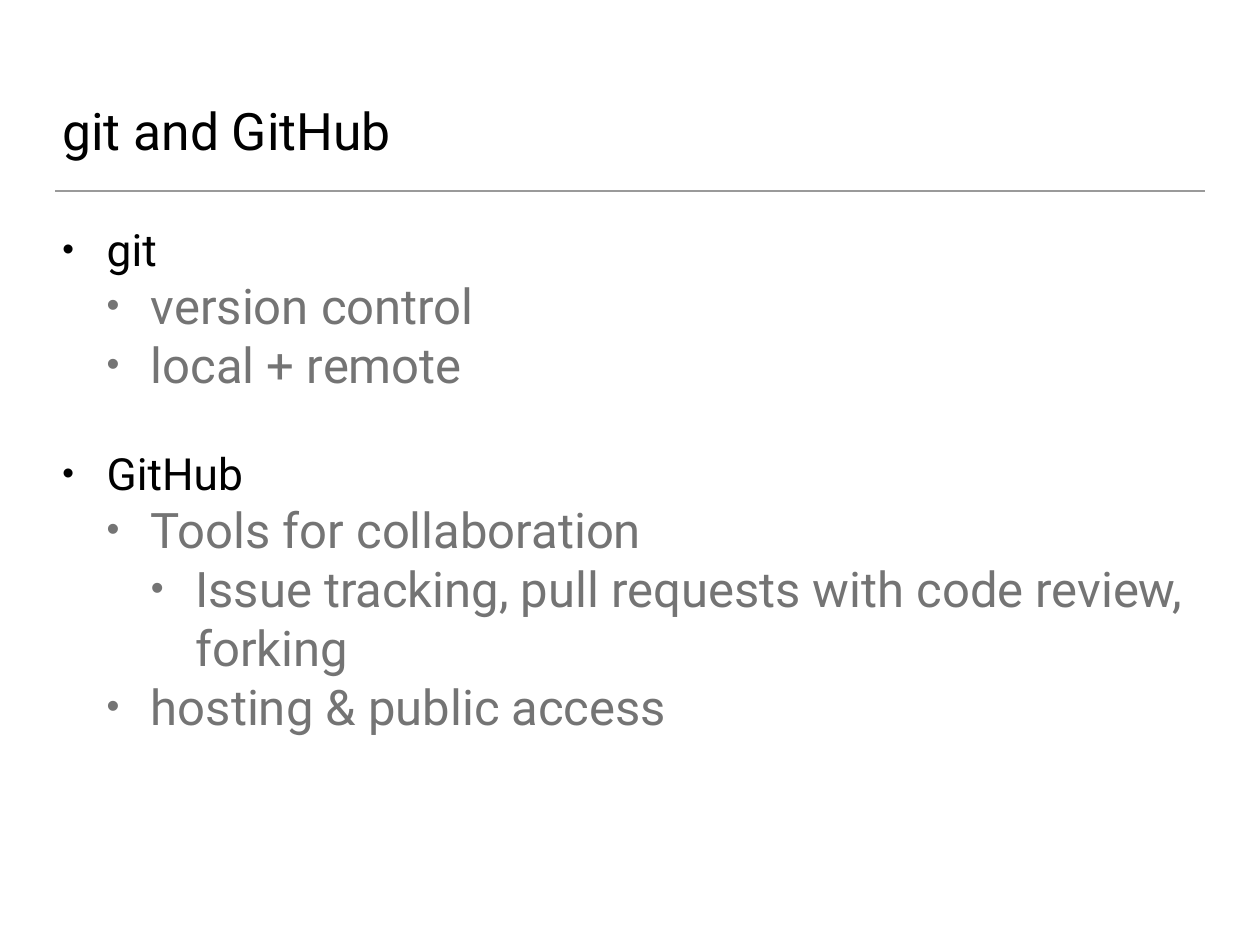
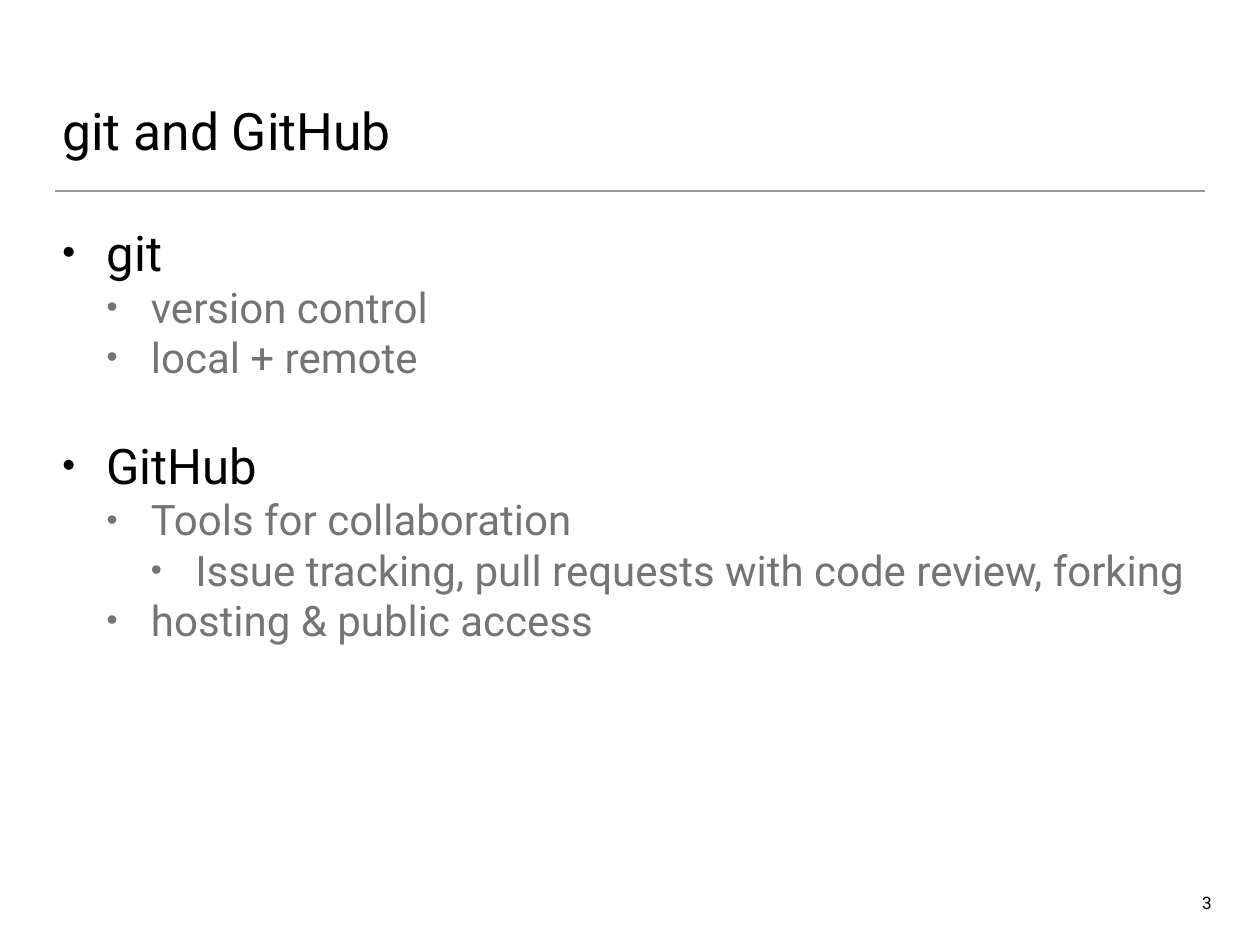
Before and after one commit to UWSEDS/lecture-materials, a slide deck: slide 3 of 04_jupyter_and_python_intro/04_git_intro.pptx (slide 4 before the commit). Drawn at 1260x945 pixels with LibreOffice and Linux fonts; fonts in the diff are those of the drawing. Boxes give left, top, right and bottom in pixels: in the first picture for what was removed or moved away, otherwise in the second. Text is boxed around its words. In the diff, an @@ line names an element or a change of style, - is before the commit and + after.

```diff
--- a/04_jupyter_and_python_intro/04_git_intro.pptx
+++ b/04_jupyter_and_python_intro/04_git_intro.pptx
@@ text "git" at bbox=[107, 235, 1184, 645]: size 25.3 to 28 pt in "git", "GitHub"; size 28 to 24 pt @@
@@ page number added at bbox=[1202, 896, 1212, 909], 9.8 pt, text #000000 @@
+3
```
Also in this commit, not shown: 21 other slides changed, 1 slide removed.
